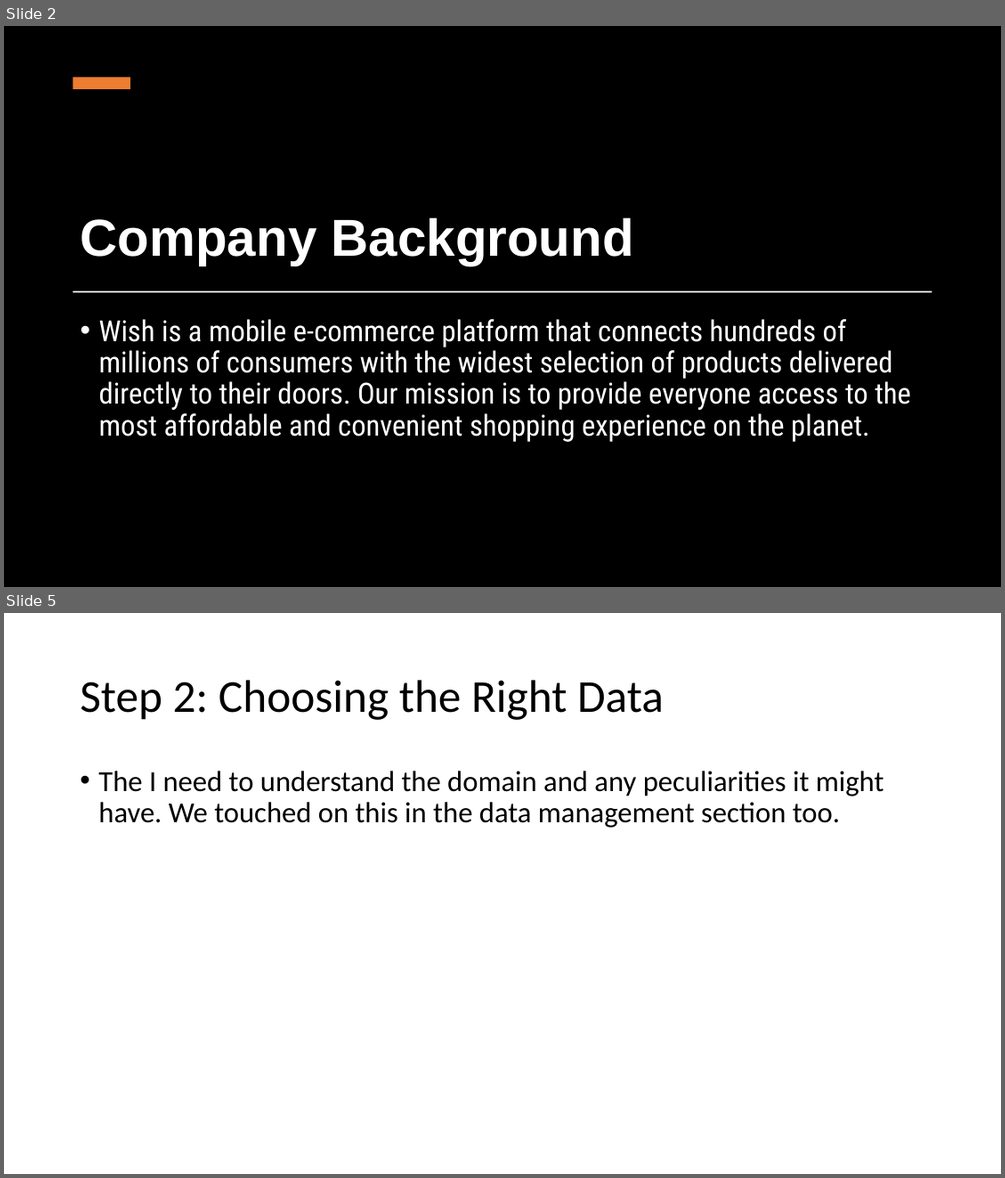
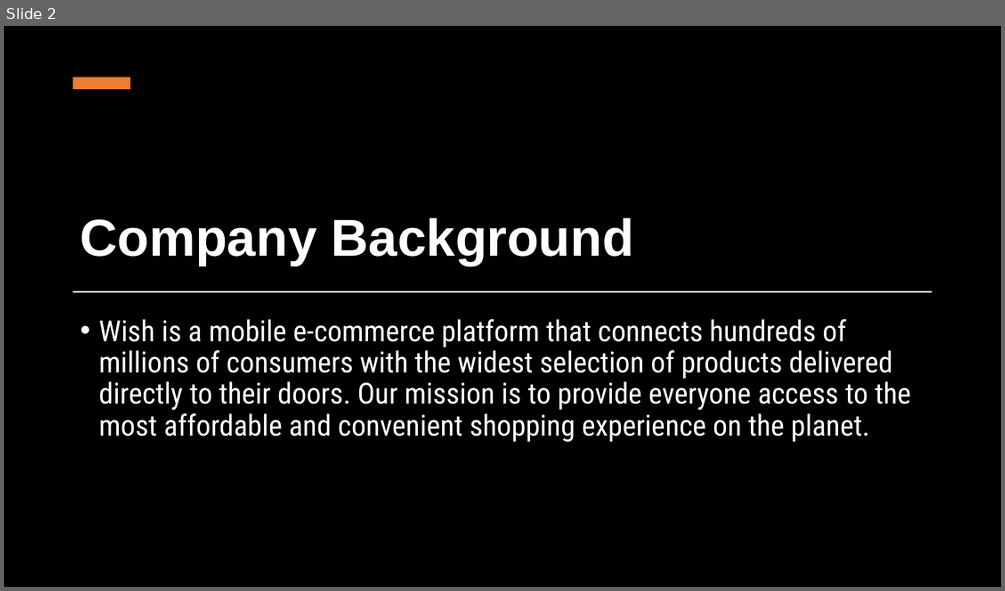
Before and after one commit to criosch1/Capstone_Final_Wish, a slide deck: Wish_final_presentation.pptx. Shown one above the other, each under a label of ours: slides 2 and 5 before the commit, slide 2 after it; the slides between them are not shown. The pictures are 1005x1178 and 1005x591 pixels, drawn with LibreOffice and Linux fonts; fonts in the diff are those of the drawing; background and template pictures are left out. Boxes give left, top, right and bottom in pixels: in the first picture for what was removed or moved away, otherwise in the second. Text is boxed around its words. In the diff, an @@ line names an element or a change of style, - is before the commit and + after.

```diff
--- a/Wish_final_presentation.pptx
+++ b/Wish_final_presentation.pptx
@@ slide 5 removed at bbox=[4, 613, 1001, 1174], background #FFFFFF @@
@@ title removed at bbox=[80, 680, 663, 720] @@
-Step 2: Choosing the Right Data
@@ text removed at bbox=[98, 771, 884, 827] @@
-• The I need to understand the domain and any peculiarities it might have. We touched on this in the data management section too.
```
Also in this commit, not shown: 2 slides changed, 4 slides added, 3 other slides removed.
